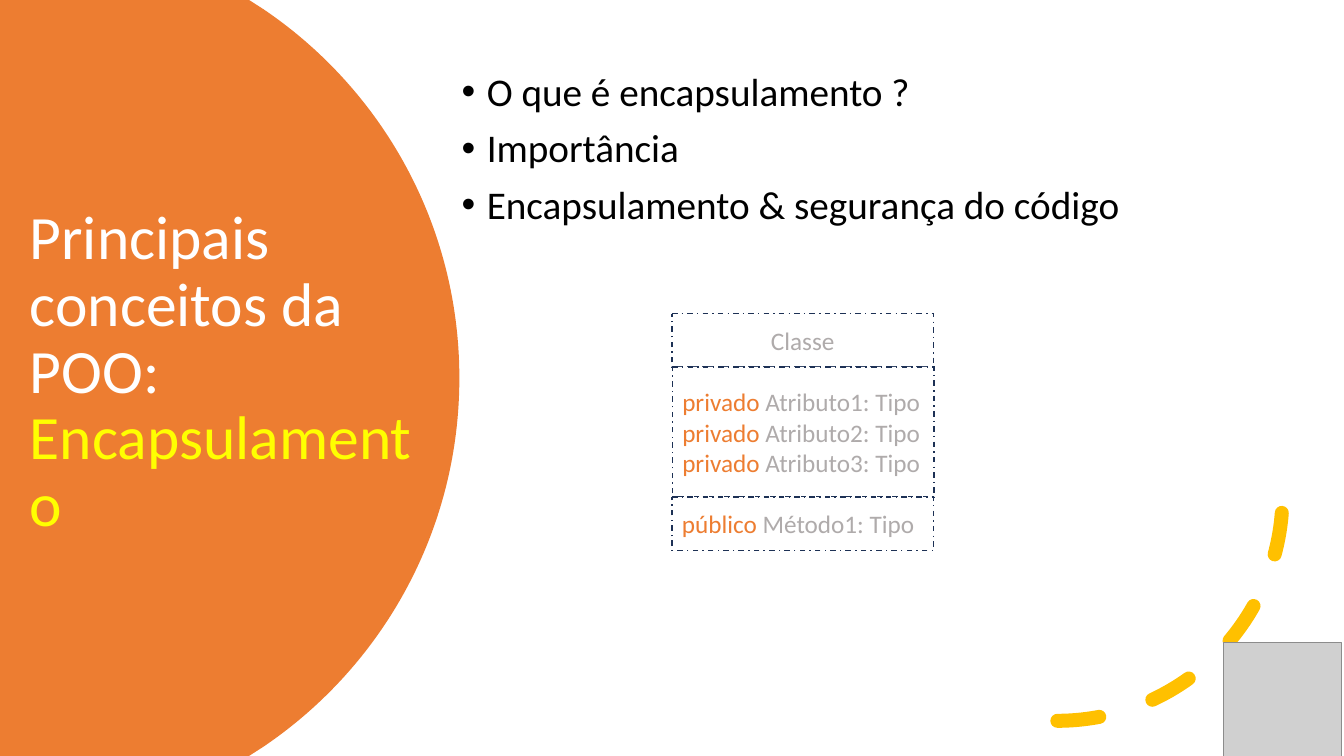
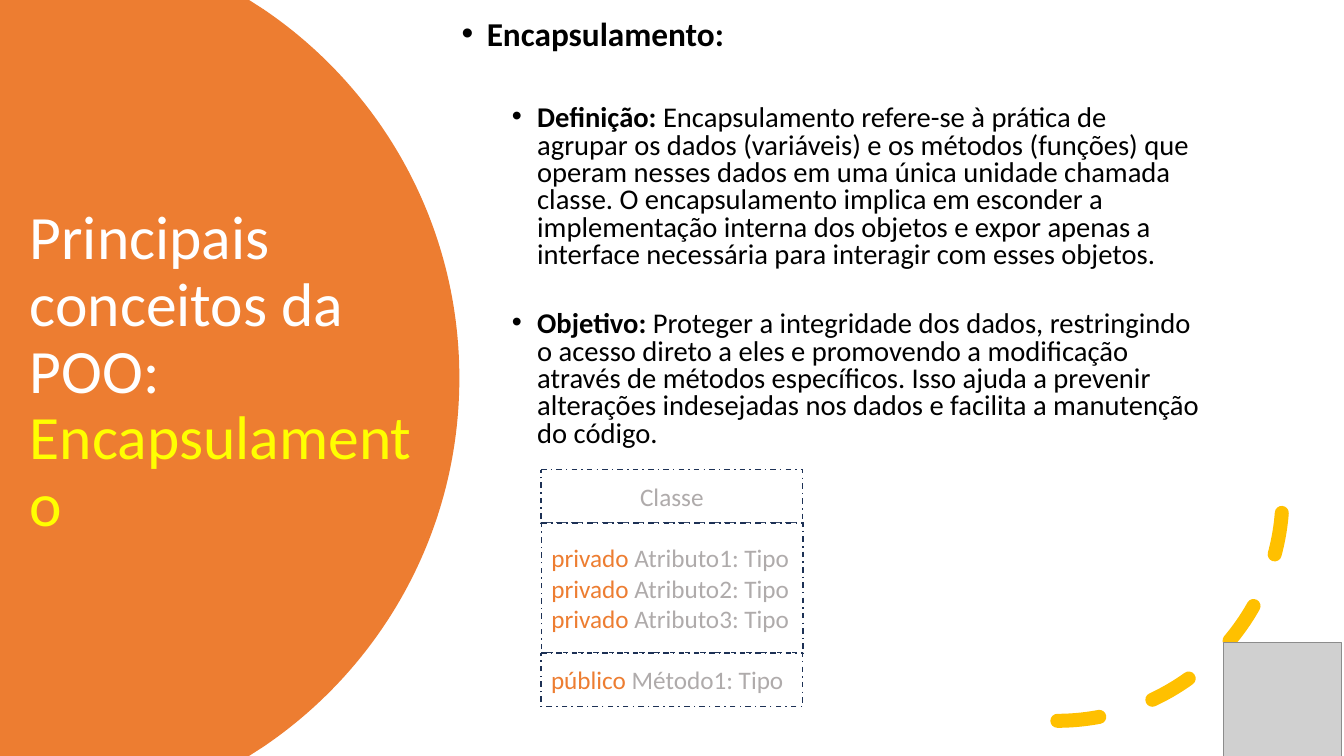
Before and after one commit to aclaytonbr/cursos, a slide deck: slide 4 of POO/Aula_1.pptx. Drawn at 1344x756 pixels with LibreOffice and Linux fonts; fonts in the diff are those of the drawing; grey boxes stand for pictures. Boxes give left, top, right and bottom in pixels: in the first picture for what was removed or moved away, otherwise in the second. Text is boxed around its words. In the diff, an @@ line names an element or a change of style, - is before the commit and + after.

```diff
--- a/POO/Aula_1.pptx
+++ b/POO/Aula_1.pptx
@@ text at (487,22,1199,448): text changed; size 28 to 20.4 pt @@
-• O que é encapsulamento ?
-• Importância
-• Encapsulamento & segurança do código
+• Encapsulamento:
+  • Definição: Encapsulamento refere-se à prática de agrupar os dados (variáveis) e os métodos (funções) que operam nesses dados em uma única unidade chamada classe. O encapsulamento implica em esconder a implementação interna dos objetos e expor apenas a interface necessária para interagir com esses objetos.
+  • Objetivo: Proteger a integridade dos dados, restringindo o acesso direto a eles e promovendo a modificação através de métodos específicos. Isso ajuda a prevenir alterações indesejadas nos dados e facilita a manutenção do código.
@@ 3 rounded rectangles: place and size @@
-3 rounded rectangles at (673,314,934,551)
+3 rounded rectangles at (541,470,803,707)
```
Also in this commit, not shown: 5 other slides changed, 2 slides added, 28 other files.
